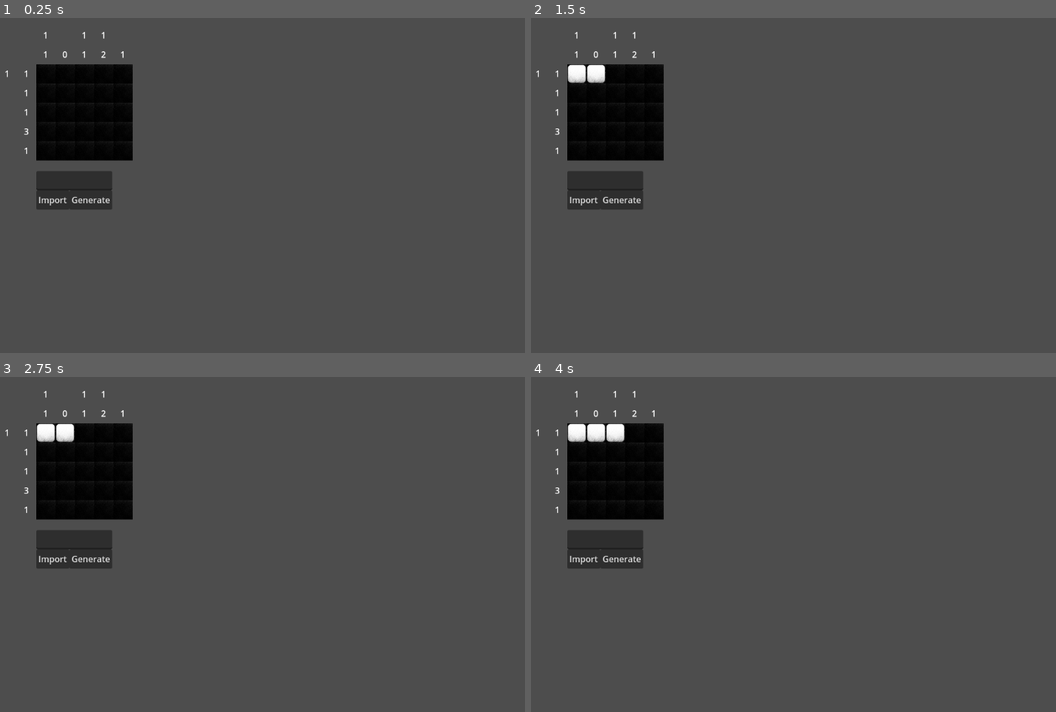
Above: before the commit, frames 1-4 (two rows, left to right).
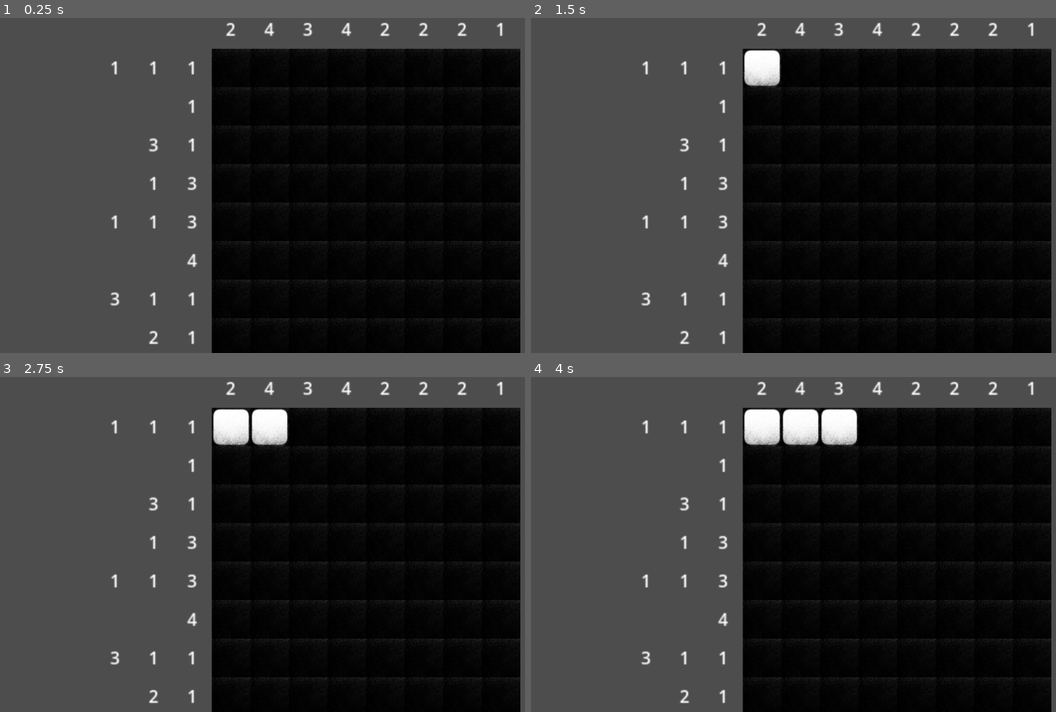
Above: after the commit, the same moments.

Repository: cloddity/picross3x
Game: Godot game, scene res://scenes/game.tscn
The game is run twice, just before and just after one commit, with the same random seed, the same clock (stepped at 60 frames per second) and the same inputs.
Inputs (mouse positions are in pixels of both pictures, inside the frame that each line leads up to; where the layout moved, square brackets give the same spot in the first picture):
- Up to frame 1 (0.25 s): no input
- Up to frame 2 (1.5 s): click (762, 68) [578, 74] at 0.5 s; click (594, 74) at 1.27 s
- Up to frame 3 (2.75 s): click (267, 427) at 2.02 s
- Up to frame 4 (4 s): click (615, 433) at 2.77 s; click (840, 427) at 3.52 s

The runs differ from the first frame. In frame 1, 61% of the frame differs, in the area x 1-100%, y 1-100%; in frame 2, 61%; in frame 3, 61%; in frame 4, 61%.

Commit message:
setting up state machine stuff

Diff:
--- /dev/null
+++ b/p3x_state.gd
@@ -0,0 +1,13 @@
+# state machine setup, im hoping this sort of setup is best in my new attempt at jamming together picross and vn gameplay lol
+# This p3x_state.gd controls the states the game can be in within game.tscn
+class_name GameState
+extends Node
+
+
+
+# These are the possible states for the entire overal game to be in. For now, its just gonna be play picross or play porn
+var state_machine = '$state_machine'
+
+# using _delta with the _ to stop the unused variable warning
+#func _ready() -> void:
+#	state_machine.init(self)
--- a/scenes/game.tscn
+++ b/scenes/game.tscn
@@ -1,14 +1,46 @@
-[gd_scene load_steps=3 format=3 uid="uid://c6pfnafjpaows"]
+[gd_scene load_steps=4 format=3 uid="uid://c6pfnafjpaows"]
 
 [ext_resource type="Script" uid="uid://dgu5t285agx4i" path="res://scripts/px_game.gd" id="1_uwrxv"]
 [ext_resource type="PackedScene" uid="uid://drlex6la3dhvk" path="res://scenes/picross/board/board.tscn" id="2_lnu2h"]
+[ext_resource type="Script" uid="uid://b7va8rcf24m1k" path="res://p3x_state.gd" id="3_lnu2h"]
 
 [node name="Game" type="Control"]
 layout_mode = 3
-anchors_preset = 0
-offset_right = 40.0
-offset_bottom = 40.0
+anchors_preset = 15
+anchor_right = 1.0
+anchor_bottom = 1.0
+grow_horizontal = 2
+grow_vertical = 2
 script = ExtResource("1_uwrxv")
 
 [node name="Board" parent="." instance=ExtResource("2_lnu2h")]
-layout_mode = 0
+layout_mode = 1
+anchors_preset = 8
+anchor_left = 0.5
+anchor_top = 0.5
+anchor_right = 0.5
+anchor_bottom = 0.5
+offset_left = -160.085
+offset_top = -267.135
+offset_right = -156.085
+offset_bottom = -259.135
+grow_horizontal = 2
+grow_vertical = 2
+scale = Vector2(2, 2)
+puzzle_size = 8
+
+[node name="state_machine" type="Node" parent="."]
+unique_name_in_owner = true
+script = ExtResource("3_lnu2h")
+
+[node name="State" type="Node" parent="state_machine"]
+
+[node name="State2" type="Node" parent="state_machine"]
+
+[node name="State3" type="Node" parent="state_machine"]
+
+[node name="State4" type="Node" parent="state_machine"]
+
+[node name="State5" type="Node" parent="state_machine"]
+
+[node name="State6" type="Node" parent="state_machine"]
--- a/scenes/picross/board/board.tscn
+++ b/scenes/picross/board/board.tscn
@@ -3,9 +3,9 @@
 [ext_resource type="PackedScene" uid="uid://bp6jf0w6sefbx" path="res://scenes/picross/ui/ui.tscn" id="1_70dfo"]
 [ext_resource type="Script" uid="uid://box6058l763dg" path="res://scripts/px_board.gd" id="1_t7a1m"]
 
-
 [node name="Board" type="VBoxContainer"]
 script = ExtResource("1_t7a1m")
+puzzle_size = 10
 
 [node name="puzzleContainer" type="HBoxContainer" parent="."]
 layout_mode = 2
--- a/scenes/picross/tiles/tile.tscn
+++ b/scenes/picross/tiles/tile.tscn
@@ -4,8 +4,8 @@
 [ext_resource type="Texture2D" uid="uid://o73rgb12ie73" path="res://img/sqr_black.png" id="1_m0p8g"]
 
 [node name="tile" type="TextureButton"]
-offset_right = 8.0
-offset_bottom = 8.0
+offset_right = 5.0
+offset_bottom = 5.0
 texture_normal = ExtResource("1_m0p8g")
 ignore_texture_size = true
 stretch_mode = 0
--- /dev/null
+++ b/scenes/visualnovel/visualnovel.tscn
@@ -0,0 +1,3 @@
+[gd_scene format=3 uid="uid://nnrs0tyub6g0"]
+
+[node name="Visualnovel" type="Node2D"]
--- a/scripts/px_board.gd
+++ b/scripts/px_board.gd
@@ -16,7 +16,7 @@
 @onready var top_filler = $puzzleContainer/rightSide/topFiller
 @onready var ui = $UI
 
-var puzzle_size := 5
+@export var puzzle_size := 5
 var puzzle := []
 var row_clues := []
 var col_clues := []
@@ -27,7 +27,7 @@
 var selected_rc = null
 var selected_fx = null
 
-func start_game():
+func start_pxgame(): # renamed to be more specific to px
 	generate_random_puzzle(puzzle_size)
 	initialize_puzzle()
 
--- a/scripts/px_game.gd
+++ b/scripts/px_game.gd
@@ -3,4 +3,4 @@
 @onready var board = $Board
 
 func _ready():
-	board.start_game()
+	board.start_pxgame()
Not shown, added: p3x_state.gd.uid
